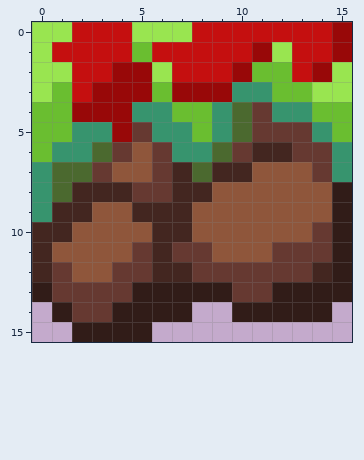
Two states of a pixel-art sprite, My project/Assets/Blood_on_green.png. The first picture shows the starting point.
The file is 16x16 pixels.
And afterwards:
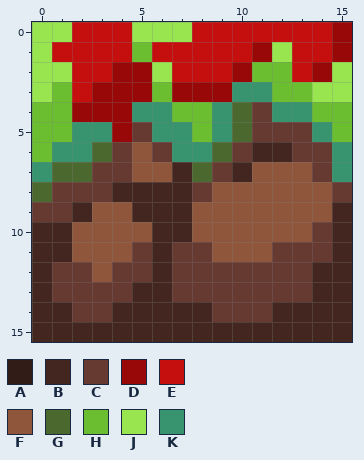
Palette (. is transparent): A #311c18  B #432620  C #663931  D #980808  E #c50f0f  F #8f563b  G #4b692f  H #6abe30  J #99e550  K #37946e
From old to new:
Changed rows in their new state; - is an unchanged pixel.
first column x 0:
 7 ----C-F--C------
 8 GCCC-BB-C------C
 9 CC-------------B
10 ---------------B
11 -B-------------B
12 --C----C-------B
13 B----BBCCC--CCBB
14 BB--BBBBBCCCBBBB
15 BBBBBBBBBBBBBBBB
